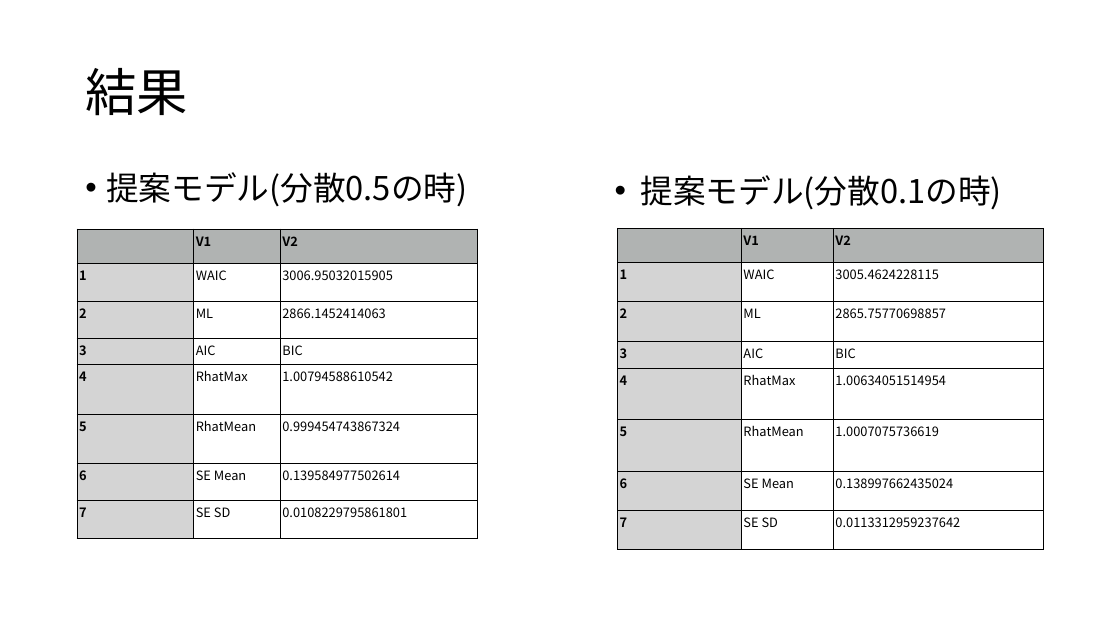
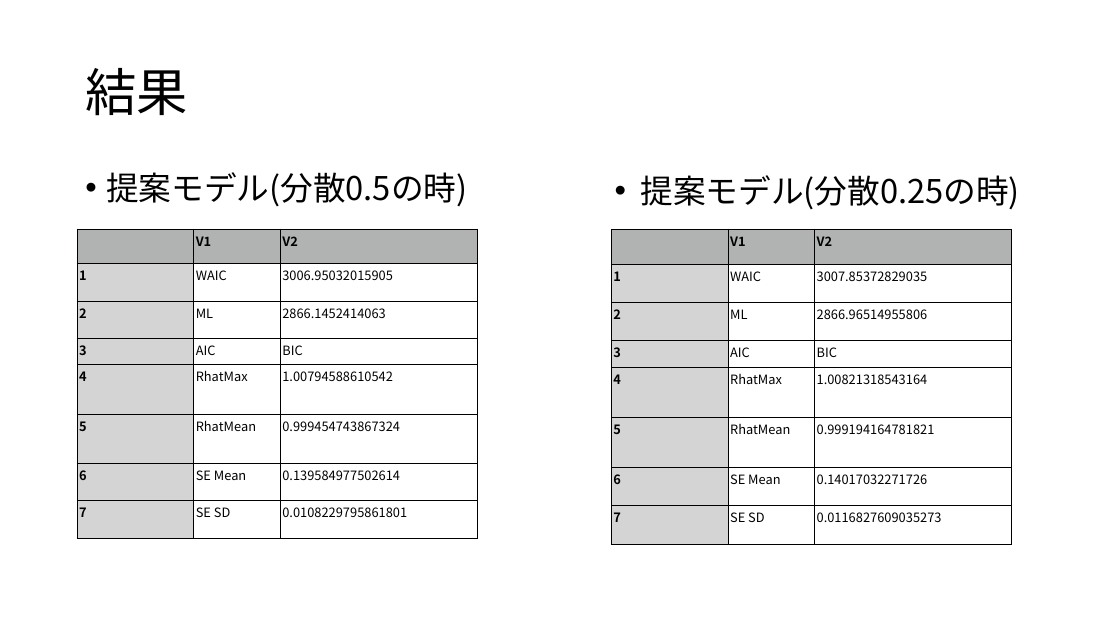
Before and after one commit to Mayu925/lab, a slide deck: slide 4 of ゼミ0706.pptx. Drawn at 1120x630 pixels with LibreOffice and Linux fonts; fonts in the diff are those of the drawing. Boxes give left, top, right and bottom in pixels: in the first picture for what was removed or moved away, otherwise in the second. Text is boxed around its words. In the diff, an @@ line names an element or a change of style, - is before the commit and + after.

```diff
--- a/ゼミ0706.pptx
+++ b/ゼミ0706.pptx
@@ text at (641, 175, 1020, 209): text changed @@
-• 提案モデル(分散0.1の時)
+• 提案モデル(分散0.25の時)
@@ table at (612, 229, 1012, 544) @@
-row 2, column 3: 3005.4624228115
+row 2, column 3: 3007.85372829035
-row 3, column 3: 2865.75770698857
+row 3, column 3: 2866.96514955806
-row 5, column 3: 1.00634051514954
+row 5, column 3: 1.00821318543164
-row 6, column 3: 1.0007075736619
+row 6, column 3: 0.999194164781821
-row 7, column 3: 0.138997662435024
+row 7, column 3: 0.14017032271726
-row 8, column 3: 0.0113312959237642
+row 8, column 3: 0.0116827609035273
@@ table: place and size @@
-table at (618, 229, 1044, 551)
+table at (612, 229, 1012, 544)
```
Also in this commit, not shown: 1 other slide changed, 1 slide added, 8 other files.
